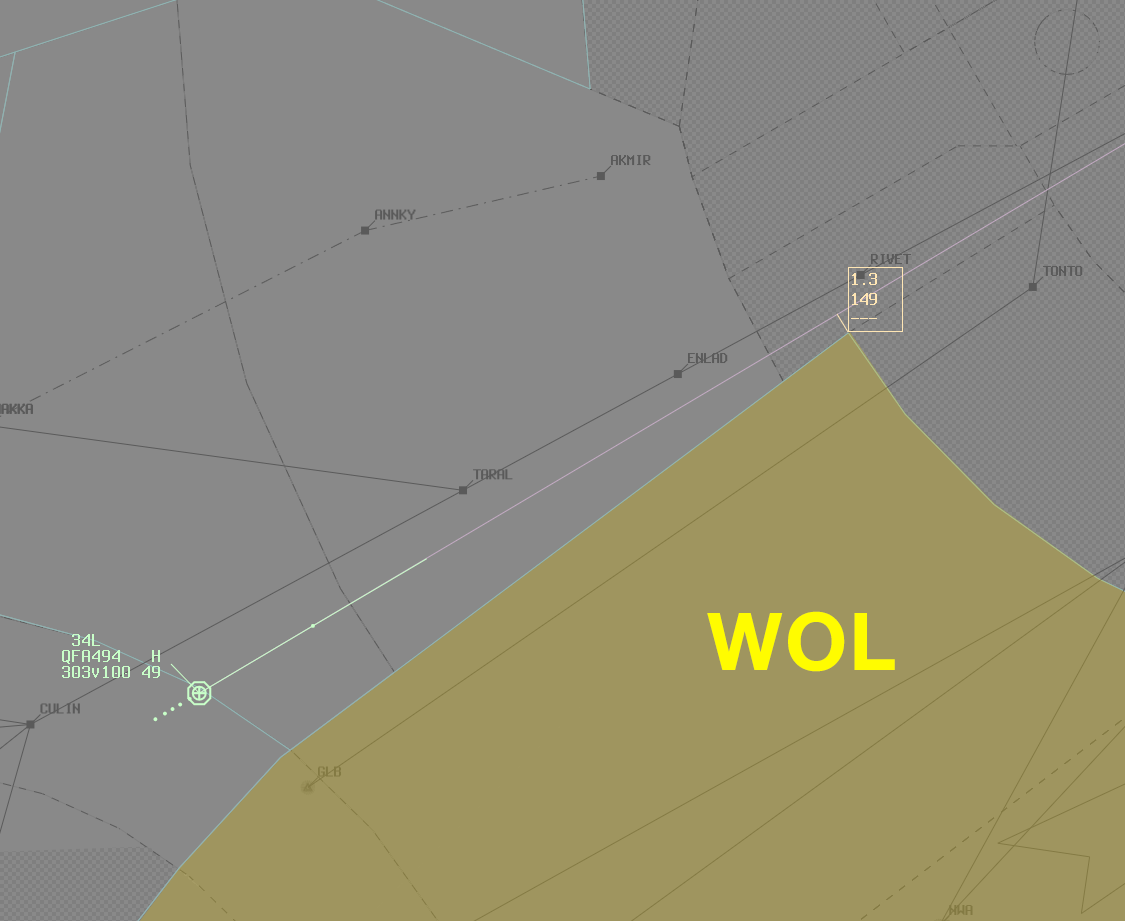
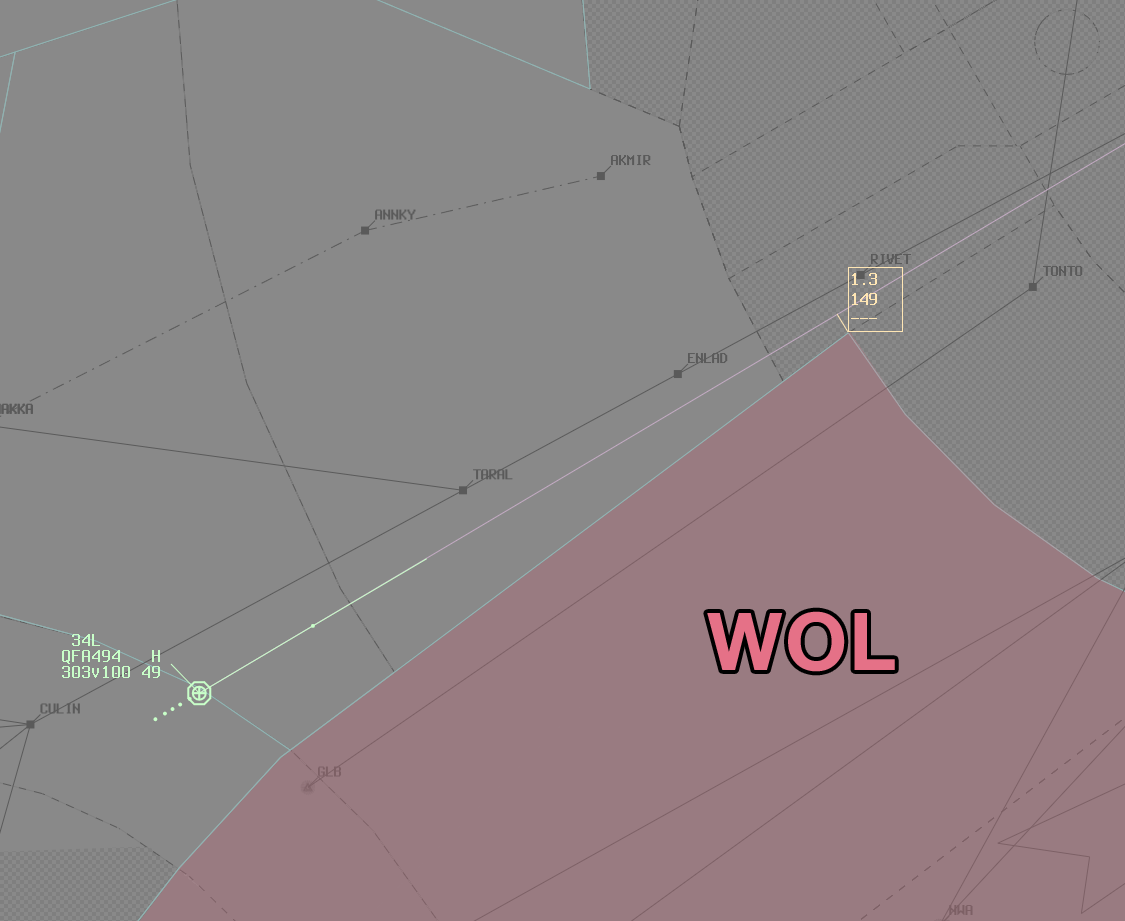
Revision of a layered 1125x921 image; what changed, layer by layer:
added group "Labels" with 1 layers above "Shape 1" over [707, 611, 895, 672]
moved "WOL" into group "Labels", painted on it over [707, 611, 895, 672]
painted on "Shape 1" over [140, 332, 1125, 921]
